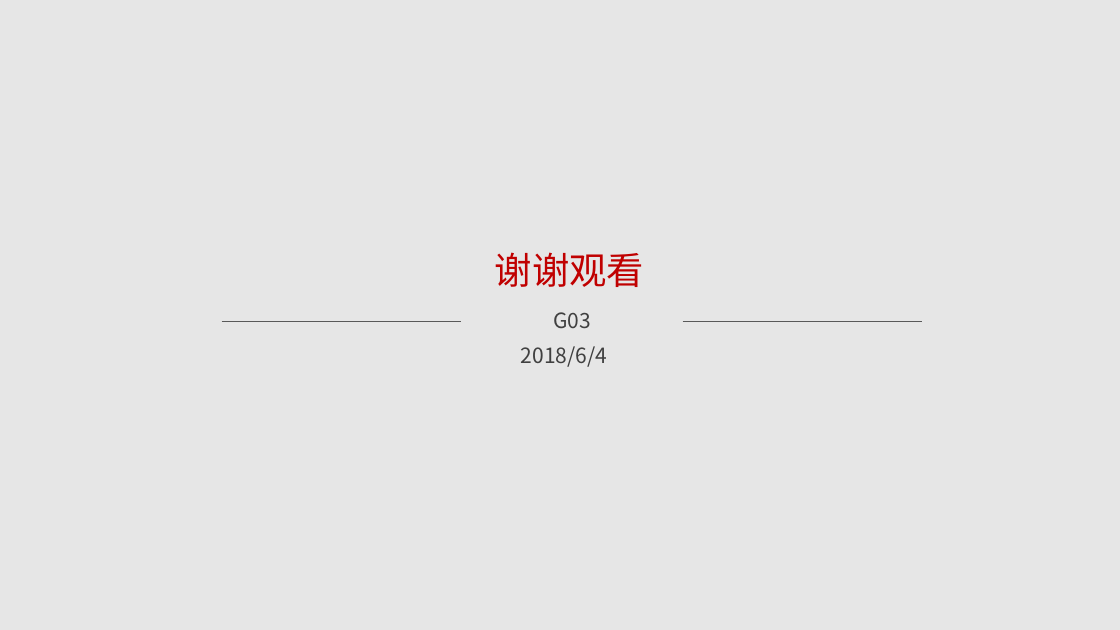
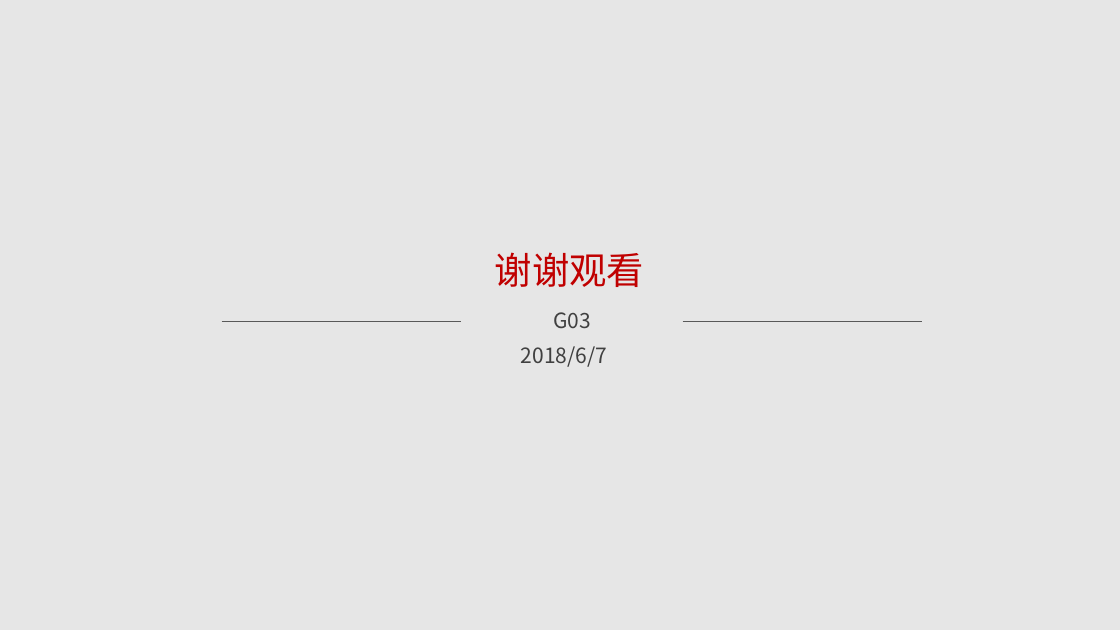
Before and after one commit to G03-LHL/SE2018--G03, a slide deck: slide 27 of 604/SE2018春-G03-测试阶段PPT.pptx (slide 26 before the commit). Drawn at 1120x630 pixels with LibreOffice and Linux fonts; fonts in the diff are those of the drawing. Boxes give left, top, right and bottom in pixels: in the first picture for what was removed or moved away, otherwise in the second. Text is boxed around its words. In the diff, an @@ line names an element or a change of style, - is before the commit and + after.

```diff
--- a/604/SE2018春-G03-测试阶段PPT.pptx
+++ b/604/SE2018春-G03-测试阶段PPT.pptx
@@ text at bbox=[521, 346, 607, 367]: text changed @@
-2018/6/4
+2018/6/7
```
Also in this commit, not shown: 8 other slides changed, 1 slide added.
